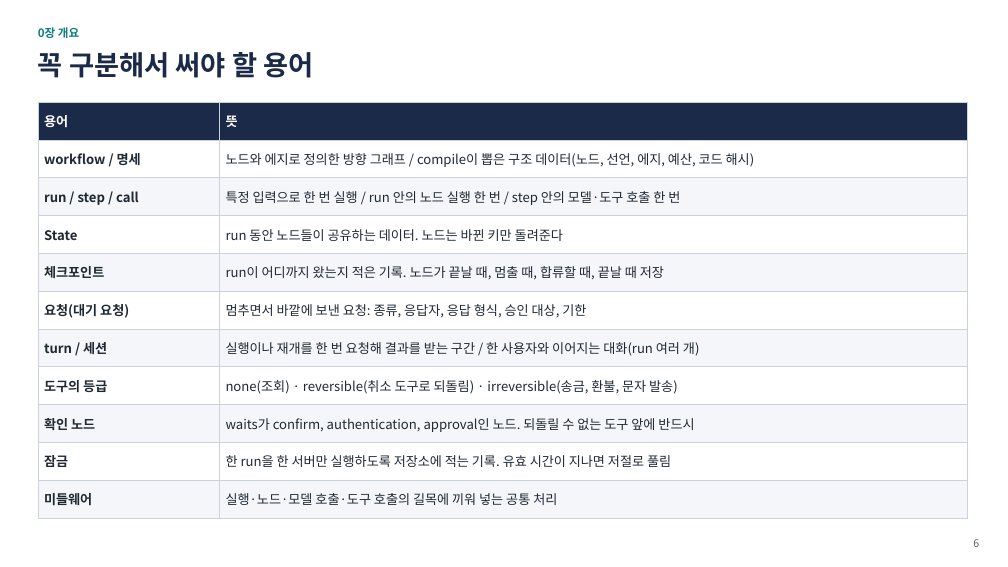
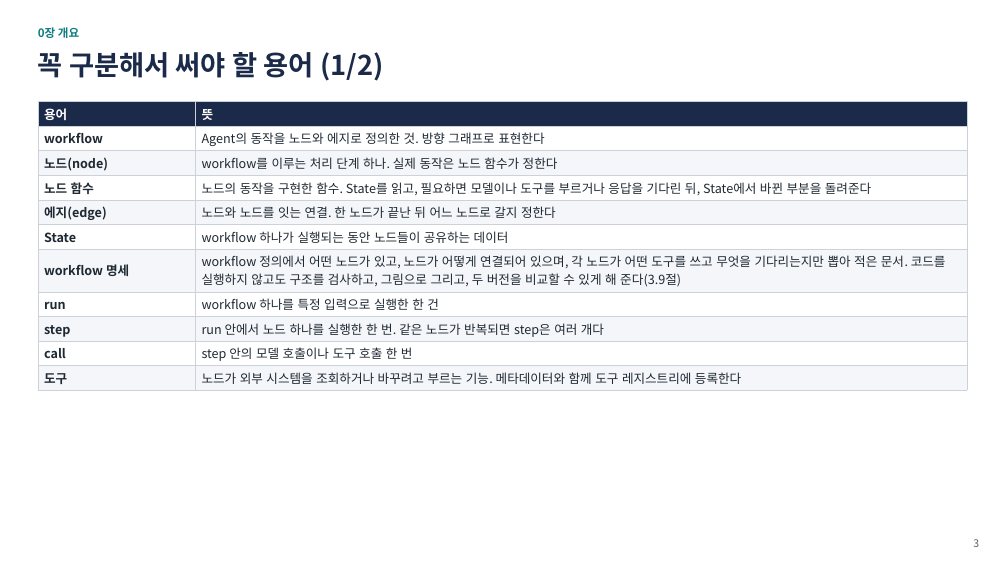
Before and after one commit to iwindfree/windfree-blog, a slide deck: slide 3 of public/files/ai-agent-workflow-framework/AI_Agent_Workflow_Framework_Summary.pptx (slide 6 before the commit). Drawn at 1008x567 pixels with LibreOffice and Linux fonts; fonts in the diff are those of the drawing. Boxes give left, top, right and bottom in pixels: in the first picture for what was removed or moved away, otherwise in the second. Text is boxed around its words. In the diff, an @@ line names an element or a change of style, - is before the commit and + after.

```diff
--- a/public/files/ai-agent-workflow-framework/AI_Agent_Workflow_Framework_Summary.pptx
+++ b/public/files/ai-agent-workflow-framework/AI_Agent_Workflow_Framework_Summary.pptx
@@ text at box(38, 52, 383, 81): text changed @@
-꼭 구분해서 써야 할 용어
+꼭 구분해서 써야 할 용어 (1/2)
@@ table removed at box(38, 102, 968, 509), 11 rows, 2 columns @@
-용어 | 뜻
-workflow / 명세 | 노드와 에지로 정의한 방향 그래프 / compile이 뽑은 구조 데이터(노드, 선언, 에지, 예산, 코드 해시)
-run / step / call | 특정 입력으로 한 번 실행 / run 안의 노드 실행 한 번 / step 안의 모델·도구 호출 한 번
-State | run 동안 노드들이 공유하는 데이터. 노드는 바뀐 키만 돌려준다
-체크포인트 | run이 어디까지 왔는지 적은 기록. 노드가 끝날 때, 멈출 때, 합류할 때, 끝날 때 저장
-요청(대기 요청) | 멈추면서 바깥에 보낸 요청: 종류, 응답자, 응답 형식, 승인 대상, 기한
-turn / 세션 | 실행이나 재개를 한 번 요청해 결과를 받는 구간 / 한 사용자와 이어지는 대화(run 여러 개)
-도구의 등급 | none(조회) · reversible(취소 도구로 되돌림) · irreversible(송금, 환불, 문자 발송)
-확인 노드 | waits가 confirm, authentication, approval인 노드. 되돌릴 수 없는 도구 앞에 반드시
-잠금 | 한 run을 한 서버만 실행하도록 저장소에 적는 기록. 유효 시간이 지나면 저절로 풀림
-미들웨어 | 실행·노드·모델 호출·도구 호출의 길목에 끼워 넣는 공통 처리
@@ table added at box(38, 101, 967, 388), 11 rows, 2 columns @@
+용어 | 뜻
+workflow | Agent의 동작을 노드와 에지로 정의한 것. 방향 그래프로 표현한다
+노드(node) | workflow를 이루는 처리 단계 하나. 실제 동작은 노드 함수가 정한다
+노드 함수 | 노드의 동작을 구현한 함수. State를 읽고, 필요하면 모델이나 도구를 부르거나 응답을 기다린 뒤, State에서 바뀐 부분을 돌려준다
+에지(edge) | 노드와 노드를 잇는 연결. 한 노드가 끝난 뒤 어느 노드로 갈지 정한다
+State | workflow 하나가 실행되는 동안 노드들이 공유하는 데이터
+workflow 명세 | workflow 정의에서 어떤 노드가 있고, 노드가 어떻게 연결되어 있으며, 각 노드가 어떤 도구를 쓰고 무엇을 기다리는지만 뽑아 적은 문서. 코드를 실행하지 않고도 구조를 검사하고, 그림으로 그리고, 두 버전을 비교할 수 있게 해 준다(3.9절)
+run | workflow 하나를 특정 입력으로 실행한 한 건
+step | run 안에서 노드 하나를 실행한 한 번. 같은 노드가 반복되면 step은 여러 개다
+call | step 안의 모델 호출이나 도구 호출 한 번
+도구 | 노드가 외부 시스템을 조회하거나 바꾸려고 부르는 기능. 메타데이터와 함께 도구 레지스트리에 등록한다
@@ page number at box(973, 539, 979, 547): text changed @@
-6
+3
```
Also in this commit, not shown: 3 other slides changed, 2 slides added, 1 other file.
